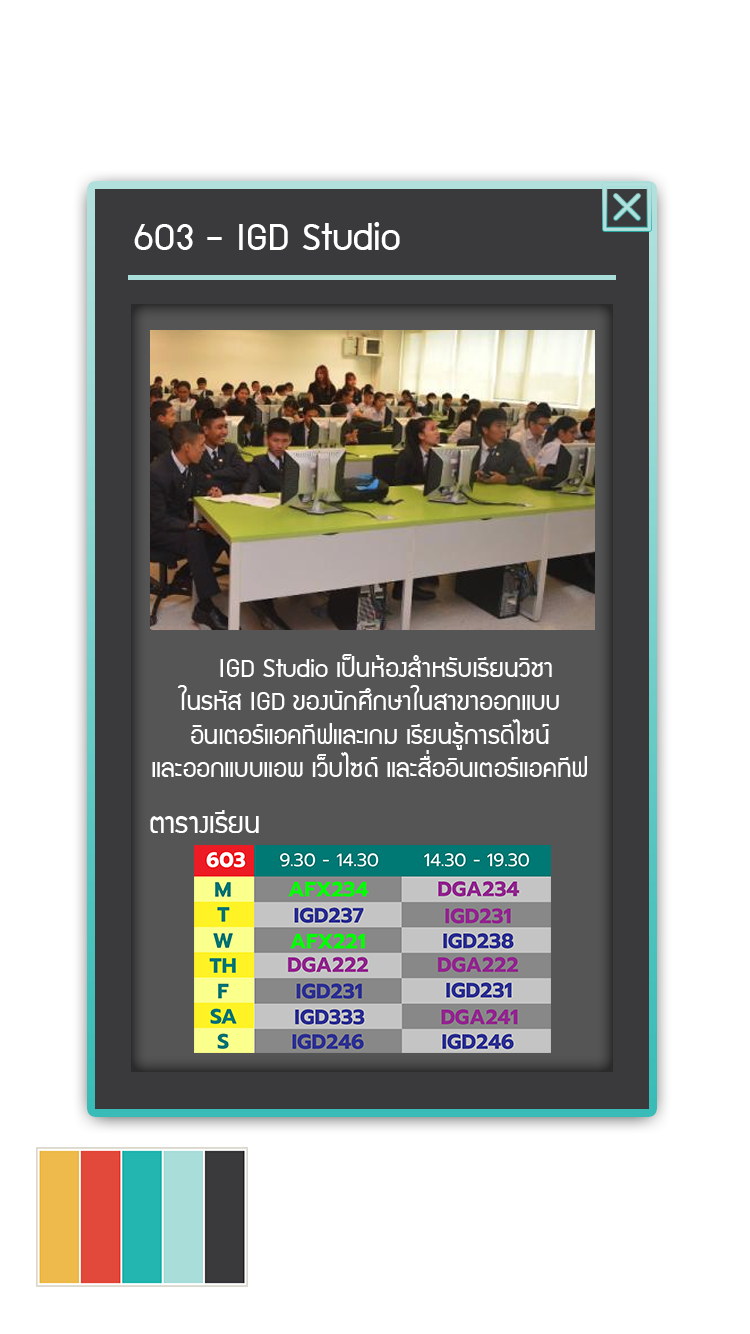
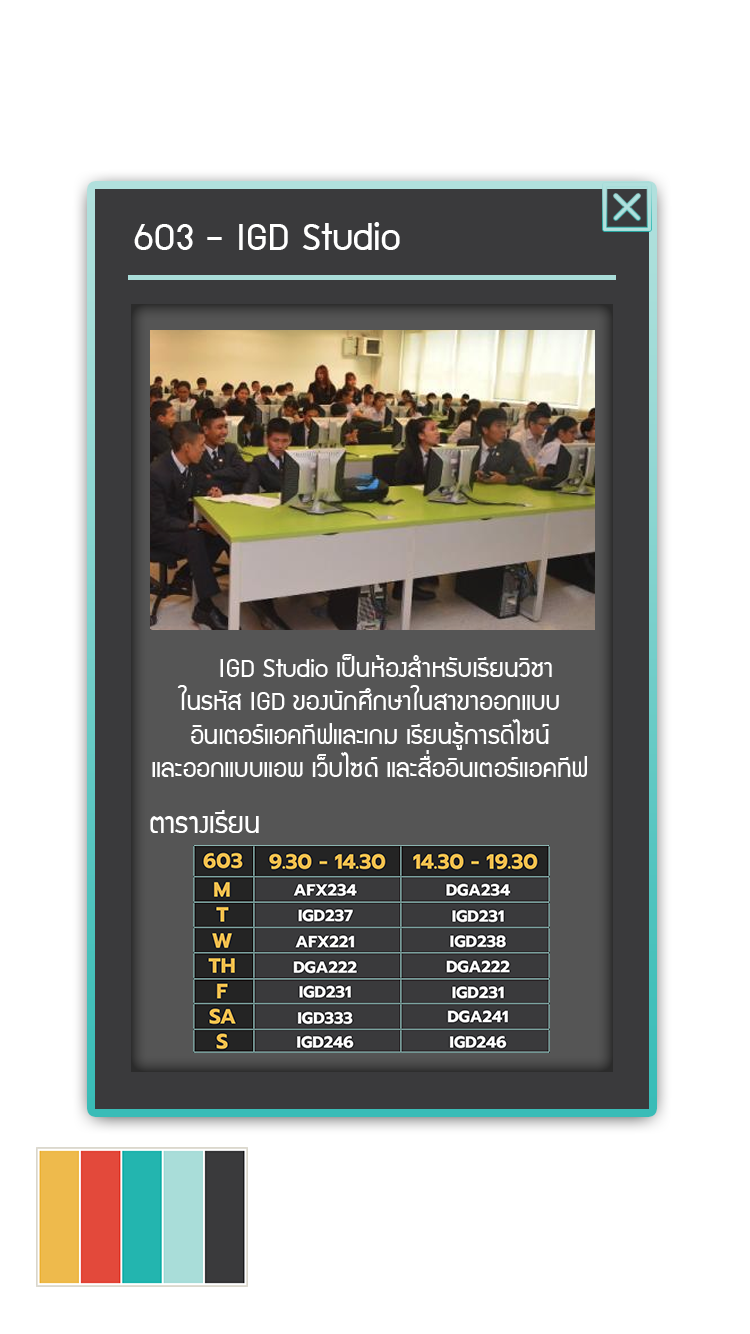
Two versions of the same layered image (750x1334). Layer-by-layer changes:
added group "Table_603 Frame" with 1 layers above "Rectangle 3" over [193,845,550,1053]
moved "Table_603" into group "Table_603 Frame", painted on it over [193,845,551,1053]
